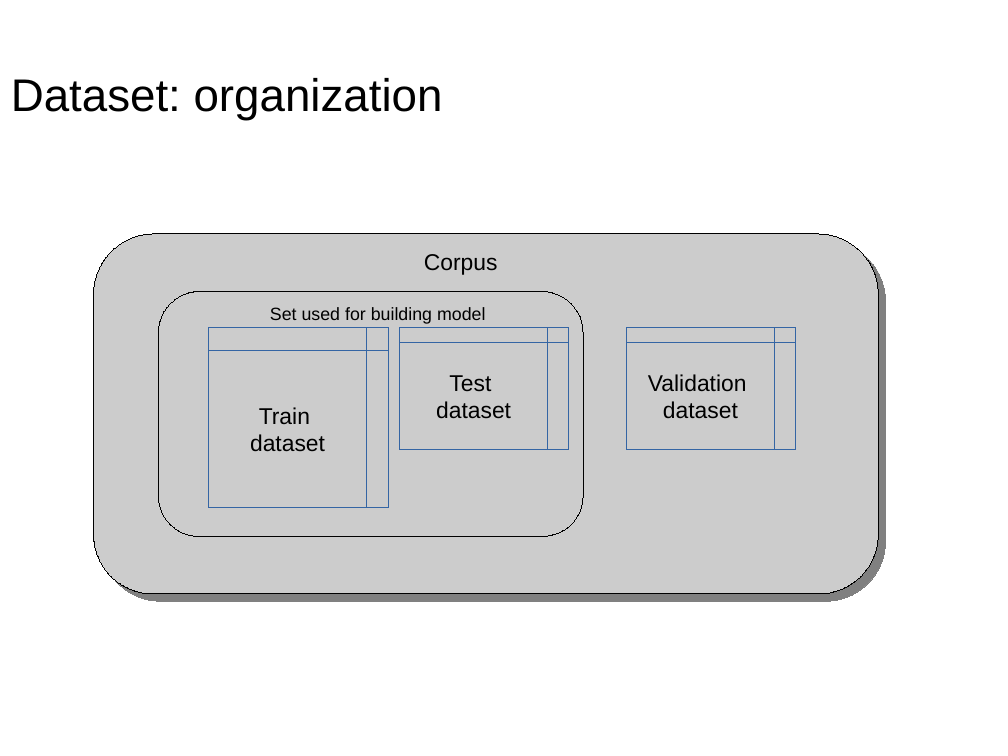
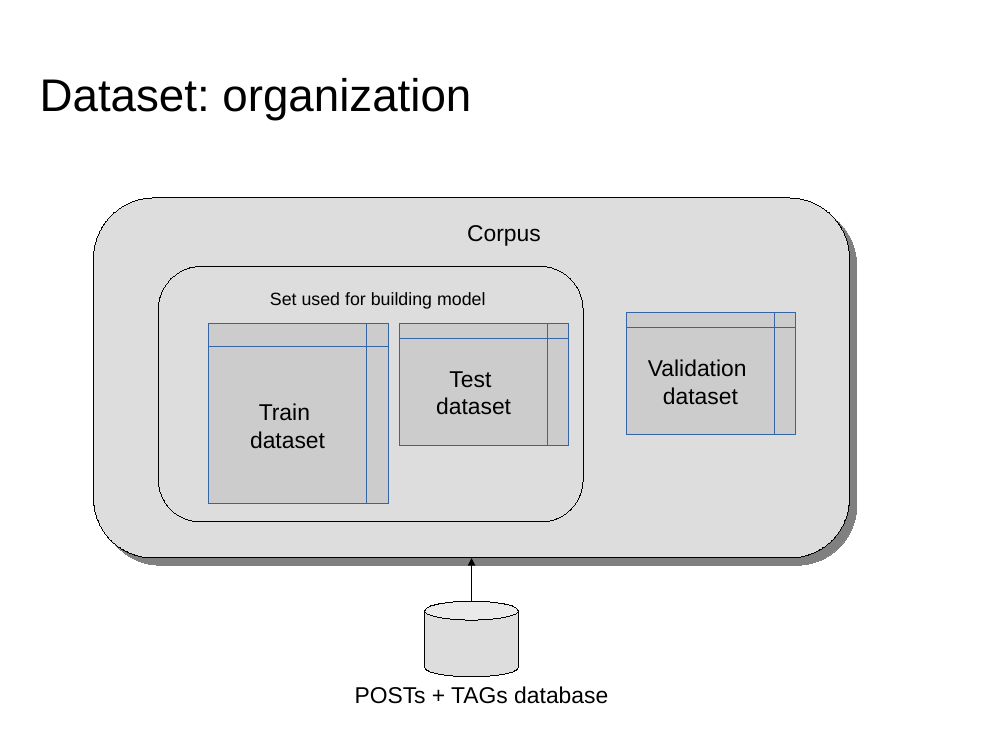
Before and after one commit to dataforcast/OC_Datascientist, a slide deck: slide 5 of P6/report/Openclassrooms_ParcoursDatascientist_P6-V1.odp (slide 10 before the commit). Drawn at 1008x756 pixels with LibreOffice and Linux fonts; fonts in the diff are those of the drawing; background and template pictures are left out. Boxes give left, top, right and bottom in pixels: in the first picture for what was removed or moved away, otherwise in the second. Text is boxed around its words. In the diff, an @@ line names an element or a change of style, - is before the commit and + after.

```diff
--- a/P6/report/Openclassrooms_ParcoursDatascientist_P6-V1.odp
+++ b/P6/report/Openclassrooms_ParcoursDatascientist_P6-V1.odp
@@ title "Dataset: organization": place and size @@
-title "Dataset: organization" at bbox=[11, 78, 443, 121]
+title "Dataset: organization" at bbox=[40, 78, 471, 121]
@@ rounded rectangle at bbox=[93, 198, 850, 559]: fill #CCCCCC to #DDDDDD @@
@@ rounded rectangle: place and size @@
-rounded rectangle at bbox=[93, 234, 878, 595]
+rounded rectangle at bbox=[93, 198, 850, 559]
@@ text "Corpus": place and size @@
-text "Corpus" at bbox=[424, 254, 498, 275]
+text "Corpus" at bbox=[467, 225, 541, 246]
@@ rounded rectangle: place and size @@
-rounded rectangle at bbox=[158, 292, 584, 537]
+rounded rectangle at bbox=[158, 266, 584, 522]
@@ rounded rectangle at bbox=[158, 266, 584, 522]: fill #CCCCCC to #DDDDDD @@
@@ text "Set used for building model": place and size @@
-text "Set used for building model" at bbox=[270, 307, 485, 324]
+text "Set used for building model" at bbox=[270, 292, 485, 309]
@@ flow chart internal storage "Train": place and size @@
-flow chart internal storage "Train" at bbox=[209, 327, 389, 508]
+flow chart internal storage "Train" at bbox=[209, 324, 389, 504]
@@ flow chart internal storage "Test": place and size @@
-flow chart internal storage "Test" at bbox=[400, 327, 569, 450]
+flow chart internal storage "Test" at bbox=[400, 323, 569, 445]
@@ flow chart internal storage "Validation": place and size @@
-flow chart internal storage "Validation" at bbox=[627, 327, 796, 450]
+flow chart internal storage "Validation" at bbox=[627, 313, 796, 435]
@@ elbow arrow added from (472, 602) to (472, 558), #000000 0 pt @@
@@ cylinder added at bbox=[425, 601, 519, 677], fill #DDDDDD, outline #000000 0 pt @@
@@ text added at bbox=[355, 686, 608, 704], 18 pt, text #000000 @@
+POSTs + TAGs database
```
Also in this commit, not shown: 4 other slides changed, 6 slides added, 1 slide removed, 6 other files.
